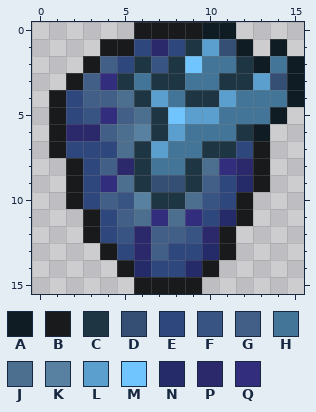
One commit to this pixel-art sprite: src/images/items/deep-frost-heart.png. The picture above is the old version.
The file is 16x16 pixels.
Palette (. is transparent): A #101c24  B #181a1c  C #1e3544  D #344e74  E #2e487d  F #385483  G #415f87  H #427597  J #4d6f8f  K #5881a1  L #5a9fcd  M #70c5ff  N #252a69  P #2b286b  Q #322e7d
Pixels before, first column x 1:
 0 .....BBBBAA....
 1 ...BBEPECLDA.A.
 2 ..BGECFCMHHCAHA
 3 .BGQCHCCHHCCLDA
 4 BEGGJCLHCCLHHHA
 5 BEFQGJCMLLHHHA.
 6 BPPGJKCLHHHCA..
 7 BEEEJCLHHCCEB..
 8 .BEGPCHHCJQPB..
 9 .BEQJCDDCGENB..
10 .BEGFKCCJFEB...
11 ..BEGJQJQENB...
12 ..BEFPGGFPB....
13 ...BEPGEENB....
14 ....BNEENB.....
15 .....BBBB......
After:
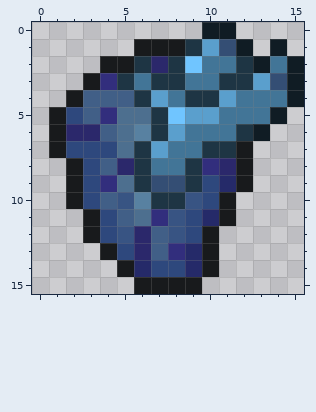
The exact change:
Changed rows in their new state; - is an unchanged pixel.
first column x 1:
 0 -----....----
 1 ---..BBB-----
 2 --.BB-P------
 3 -.B----------
 4 .B--G--------
 5 --G-J--------
 7 -----------B.
 8 ---------QPB.
 9 ---------ENB.
10 --------FEB.-
11 -------FENB.-
12 -------FEB.--
13 -------QNB.--
Where, in picture pixels (left, top, right, bottom), the same in both pictures:
changed: (49, 22, 202, 124)
changed: (168, 141, 270, 260)
